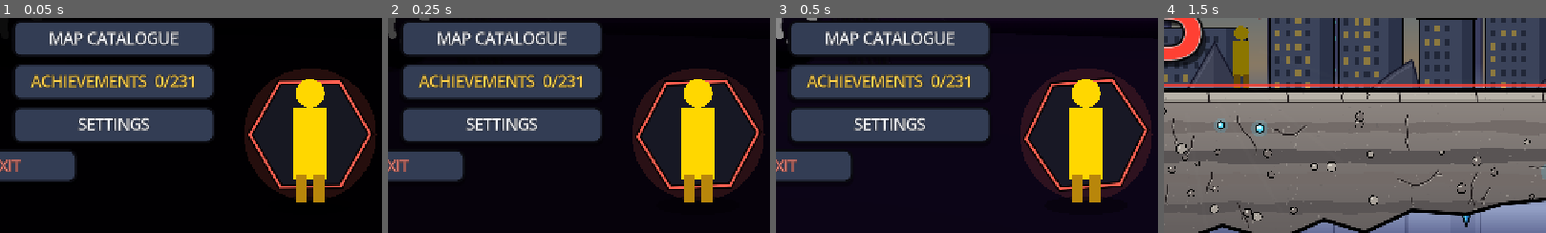
Above: before the commit, frames 1-4 (left to right).
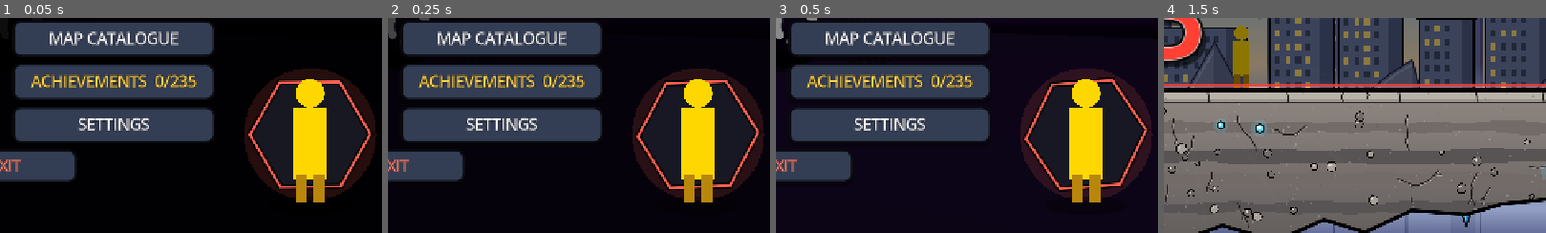
Above: after the commit, the same moments.

Repository: mahitoitadori2-dotcom/fighting-game
Game: Godot game, scene res://scenes/MainMenu.tscn
Two runs of this game, one before a commit and one after it. Both use one fixed random seed, a clock stepped at 60 frames per second and the inputs below.
Inputs:
- Up to frame 1 (0.05 s): no input
- Up to frame 2 (0.25 s): no input
- Up to frame 3 (0.5 s): no input
- Up to frame 4 (1.5 s): click "PLAY" at 0.5 s; click "START" at 1.25 s
The pictures show only the part of the screen within x 49-99%, y 50-100%; the shares and areas given below are measured in that part.

The runs differ from the first frame. In frame 1, 0.1% of the frame differs, in the area x 49-52%, y 26-33%; in frame 2, 0.1%; in frame 3, 0.1%; in frame 4, nothing differs.

Commit message:
Pause menu (resume / restart / volume / quit, works in dialogue + The Caves), Story difficulty EASY/NORMAL/HARD + 4 achievements, 12 designed sound effects (tools/make_sfx.js)

Diff:
--- a/scripts/CombatManager.gd
+++ b/scripts/CombatManager.gd
@@ -58,11 +58,11 @@
 		if n is Fighter:
 			register(n)
 
-## Esc / controller Start returns to the Main Menu.
+## Esc / controller Start: in a fight the PAUSE MENU (PauseMenu.gd), elsewhere back to the Main Menu.
 ## (Not ui_cancel: that includes the controller B button, which is Move 2 in a fight.)
 func _unhandled_input(event: InputEvent) -> void:
-	if event.is_action_pressed("pause_menu"):
-		quit_to_menu(get_tree())
+	if event.is_action_pressed("pause_menu") and not PauseMenu.in_fight(get_tree()):
+		quit_to_menu(get_tree())                         # (Fights: the Graphics autoload opens the PAUSE MENU)
 
 
 static func quit_to_menu(tree: SceneTree) -> void:
--- a/scripts/GraphicsSettings.gd
+++ b/scripts/GraphicsSettings.gd
@@ -46,6 +46,14 @@
 	load_settings()
 	apply(get_tree())
 	CombatManager.register_inputs()                 # All controls (+ the player's saved keys) from the very start
+
+
+## Esc / controller Start in ANY fight scene opens the PAUSE MENU. Lives here (an autoload that runs
+## even while the game is paused), so it also works in The Caves and during a dialogue box.
+func _unhandled_input(event: InputEvent) -> void:
+	if event.is_action_pressed("pause_menu") and not PauseMenu.is_open and PauseMenu.in_fight(get_tree()):
+		get_viewport().set_input_as_handled()
+		PauseMenu.toggle(get_tree())
 
 
 static func load_settings() -> void:
--- a/scripts/achievements/Achievements.gd
+++ b/scripts/achievements/Achievements.gd
@@ -212,6 +212,15 @@
 		{"big": "crown", "frame": "gold", "bg": _col_bg(StoryLevels.CAVES_PART)})
 	_add("cave_crash", "Face, Meet Rock", "Crash 15 times in one cave... and still make it out.", "secret",
 		{"big": "skull", "frame": "bronze", "bg": Color(0.20, 0.14, 0.10)})
+	# ---------------- STORY DIFFICULTY ----------------
+	_add("hard_first", "No Mercy Asked", "Beat any Story boss on HARD.", "challenge",
+		{"big": "skull", "frame": "silver", "bg": Color(0.36, 0.08, 0.06)})
+	_add("hard_sun", "Burn Brighter", "Beat The Sun on HARD.", "challenge",
+		{"enemy": "the_sun", "frame": "gold", "emblem": "skull", "bg": Color(0.42, 0.30, 0.08)})
+	_add("hard_enlightened", "No More Running, No More Mercy", "Beat The Enlightened One on HARD.", "challenge",
+		{"enemy": "enlightened_one", "frame": "gold", "emblem": "skull", "bg": Color(0.45, 0.32, 0.12)})
+	_add("hard_caves", "Fast and Flawless", "Slide through a cave on HARD without crashing once.", "challenge",
+		{"big": "star", "frame": "purple", "bg": Color(0.20, 0.06, 0.14)})
 	_add("ext_all", "Deep Explorer", "Beat the final boss of all 5 Boss Extensions.", "story",
 		{"big": "crown", "frame": "silver", "bg": Color(0.10, 0.22, 0.30)})
 
@@ -372,6 +381,12 @@
 	if solo:
 		earned.append("solo")
 	StoryProgress.add_badges(n, earned, solo)
+	if StoryDifficulty.is_hard() and String(StoryLevels.get_level(n).get("boss", "")) != "":
+		unlock("hard_first")
+		if n == 50:
+			unlock("hard_sun")
+		elif n == StoryLevels.last_of(StoryLevels.CHASE_PART):
+			unlock("hard_enlightened")
 	for b in BOSSES:
 		if int(b[0]) != n:
 			continue
--- a/scripts/enemies/BaseEnemy.gd
+++ b/scripts/enemies/BaseEnemy.gd
@@ -70,6 +70,8 @@
 	hud = EnemyHUD.new()
 	hud.enemy = self
 	add_child(hud)
+	if StoryManager.active:
+		StoryDifficulty.apply_enemy(self)                # Story EASY / NORMAL / HARD (HP + damage)
 
 
 # ----- Override in each enemy -----
--- a/scripts/story/StoryBoard.gd
+++ b/scripts/story/StoryBoard.gd
@@ -110,6 +110,7 @@
 var _switch: Button
 var _ext_btn: Button
 var _solo_btn: Button
+var _diff_btn: Button
 ## Badge colours on the tiles (AchievementArt.draw_icon draws the icon).
 const BADGE_COLORS := {"no_powers": Color(0.95, 0.75, 0.15), "no_blocks": Color(0.30, 0.55, 1.0),
 	"no_healing": Color(0.25, 0.80, 0.35), "no_gauge": Color(0.10, 0.75, 0.90), "solo": Color(0.70, 0.35, 1.0)}
@@ -192,15 +193,15 @@
 	row.set_anchors_and_offsets_preset(Control.PRESET_CENTER_BOTTOM)
 	row.offset_top = -74
 	row.offset_bottom = -14
-	row.offset_left = -500
-	row.offset_right = 500
+	row.offset_left = -620
+	row.offset_right = 620
 	row.alignment = BoxContainer.ALIGNMENT_CENTER
 	row.add_theme_constant_override("separation", 14)
 	add_child(row)
 	var back := UiStyle.make_button("< BACK", Vector2(150, 56), 20)
 	back.pressed.connect(_go_back)
 	row.add_child(back)
-	_play = UiStyle.make_button("PLAY", Vector2(280, 56), 22)
+	_play = UiStyle.make_button("PLAY", Vector2(240, 56), 22)
 	_play.pressed.connect(_on_play)
 	row.add_child(_play)
 	# Colosseum 5 only: swap which hero you play (the other one is your CPU partner)
@@ -218,6 +219,14 @@
 	_ext_btn.pressed.connect(func() -> void: _open_extensions(""))
 	_ext_btn.visible = false
 	row.add_child(_ext_btn)
+	# Story DIFFICULTY (EASY / NORMAL / HARD): enemy HP + damage, cave speed. Saved.
+	_diff_btn = UiStyle.make_button("DIFFICULTY: NORMAL", Vector2(230, 56), 15)
+	_diff_btn.tooltip_text = "Difficulty: EASY = enemies 70% HP / 65% damage, HARD = 130% HP / 125% damage"
+	_diff_btn.pressed.connect(func() -> void:
+		StoryProgress.set_difficulty((StoryDifficulty.level() + 1) % 3)
+		SoundManager.play_sfx("count_tick")
+		_refresh_ui())
+	row.add_child(_diff_btn)
 	var reset := UiStyle.make_button("RESET", Vector2(150, 56), 16)
 	reset.pressed.connect(_reset.bind(reset))
 	row.add_child(reset)
@@ -232,6 +241,8 @@
 	_solo_btn.text = "SOLO: %s" % ("ON" if StoryProgress.c5_solo else "OFF")
 	_solo_btn.modulate = Color(0.85, 0.6, 1.0) if StoryProgress.c5_solo else Color(1, 1, 1)
 	_ext_btn.visible = not StoryLevels.exts_on_page(_page).is_empty()
+	_diff_btn.text = "DIFFICULTY: " + StoryDifficulty.name_of()
+	_diff_btn.modulate = StoryDifficulty.COLORS[StoryDifficulty.level()]
 	if choice:
 		_switch.text = "PLAY AS %s" % ("WARRIOR" if StoryLevels.hero_of(_pawn_space) == "architect" else "ARCHITECT")
 	_title.text = String(_page_data().get("title", "STORY MODE"))
--- /dev/null
+++ b/scripts/story/StoryDifficulty.gd
@@ -0,0 +1,49 @@
+class_name StoryDifficulty
+extends RefCounted
+## STORY MODE DIFFICULTY (EASY / NORMAL / HARD), picked on the Story board, saved in story.cfg.
+## It changes the ENEMIES only (every Story enemy and boss, every boss form, DemiLand too):
+##   EASY    70% HP, 65% damage      NORMAL  as designed      HARD  130% HP, 125% damage
+## The Caves: EASY slides 12% slower, HARD 10% faster.
+## Applied in BaseEnemy._ready (StoryManager.active) and StoryManager.buff_boss (later forms).
+
+const NAMES := ["EASY", "NORMAL", "HARD"]
+const HP := [0.70, 1.0, 1.30]
+const DMG := [0.65, 1.0, 1.25]
+const CAVE_SPEED := [0.88, 1.0, 1.10]
+const COLORS := [Color(0.55, 1.0, 0.55), Color(1, 1, 1), Color(1.0, 0.45, 0.35)]
+
+
+static func level() -> int:
+	StoryProgress.load_progress()
+	return clampi(StoryProgress.difficulty, 0, 2)
+
+
+static func name_of() -> String:
+	return NAMES[level()]
+
+
+static func hp() -> float:
+	return HP[level()]
+
+
+static func dmg() -> float:
+	return DMG[level()]
+
+
+static func cave_speed() -> float:
+	return CAVE_SPEED[level()]
+
+
+static func is_hard() -> bool:
+	return level() == 2
+
+
+## A Story enemy just spawned: scale its HP (and every later form) and its damage.
+static func apply_enemy(e: BaseEnemy) -> void:
+	if level() == 1 or e.data == null:
+		return
+	e.boss_hp_mult *= hp()
+	e.data.max_hp = maxi(roundi(float(e.data.max_hp) * hp()), 1)
+	e.hp = e.data.max_hp
+	e.story_power *= dmg()
+	e.health_changed.emit(e.hp, e.data.max_hp)
--- a/scripts/story/StoryManager.gd
+++ b/scripts/story/StoryManager.gd
@@ -570,7 +570,7 @@
 func buff_boss(e: BaseEnemy) -> void:
 	if e == null or e.data == null:
 		return
-	e.boss_hp_mult = BOSS_HP_MULT
+	e.boss_hp_mult = BOSS_HP_MULT * StoryDifficulty.hp()   # (Max HP was already scaled by the difficulty on spawn)
 	e.boss_cd_mult = BOSS_CD_MULT
 	e.boss_speed_mult = BOSS_SPEED_MULT
 	e.data.max_hp = roundi(float(e.data.max_hp) * BOSS_HP_MULT)
--- a/scripts/story/StoryProgress.gd
+++ b/scripts/story/StoryProgress.gd
@@ -38,7 +38,15 @@
 static var seen := {}
 ## DEMILAND run in progress (DemiLand._save_run): CamTons, bosses, artifacts... {} = none.
 static var demi := {}
+## STORY DIFFICULTY: 0 = EASY, 1 = NORMAL, 2 = HARD (StoryDifficulty.gd). Picked on the board.
+static var difficulty := 1
 static var _loaded := false
+
+
+static func set_difficulty(d: int) -> void:
+	load_progress()
+	difficulty = clampi(d, 0, 2)
+	save_progress()
 
 
 static func save_demi(state: Dictionary) -> void:
@@ -120,6 +128,7 @@
 	badges = cfg.get_value("story", "badges", {})
 	seen = cfg.get_value("story", "seen", {})
 	demi = cfg.get_value("story", "demi", {})
+	difficulty = clampi(int(cfg.get_value("story", "difficulty", 1)), 0, 2)
 	if int(cfg.get_value("story", "layout", 1)) < LAYOUT:
 		# Old save: the next level after the last one beaten, in the new numbering
 		var last_beaten: int = OLD_TO_NEW[clampi(unlocked_level - 1, 0, OLD_TO_NEW.size() - 1)]
@@ -145,6 +154,7 @@
 	cfg.set_value("story", "badges", badges)
 	cfg.set_value("story", "seen", seen)
 	cfg.set_value("story", "demi", demi)
+	cfg.set_value("story", "difficulty", difficulty)
 	cfg.save(SAVE_PATH)
 
 
--- a/scripts/story/dialogue/DialogueBox.gd
+++ b/scripts/story/dialogue/DialogueBox.gd
@@ -83,6 +83,8 @@
 
 
 func _process(delta: float) -> void:
+	if PauseMenu.is_open:
+		return                                      # Typing waits while the game is paused
 	_t += delta
 	_fade = minf(_fade + delta * 4.0, 1.0)
 	var r := _box_rect()
@@ -99,7 +101,7 @@
 				for c in range(before, int(_shown)):
 					_on_letter(full, c)
 			_text.visible_characters = int(_shown)
-		if StoryManager.autoplay and _shown >= float(full.length()):
+		if StoryManager.autoplay and _shown >= float(full.length()) and not PauseMenu.is_open:
 			_advance()                                  # Tests: never stop for dialogue
 	_paint.queue_redraw()
 	_shade.queue_redraw()
@@ -153,6 +155,8 @@
 
 
 func _input(event: InputEvent) -> void:
+	if PauseMenu.is_open:
+		return                                      # The pause menu's buttons get the clicks
 	var go := event.is_action_pressed("punch") or event.is_action_pressed("jump") or event.is_action_pressed("ui_accept")
 	var mb := event as InputEventMouseButton
 	if mb != null and mb.pressed and mb.button_index == MOUSE_BUTTON_LEFT:
--- a/scripts/story/slide/CaveSlide.gd
+++ b/scripts/story/slide/CaveSlide.gd
@@ -174,6 +174,8 @@
 	Achievements.unlock("cave_%d" % tier)
 	if flawless:
 		Achievements.unlock("cave_flawless_%d" % tier)
+		if StoryDifficulty.is_hard():
+			Achievements.unlock("hard_caves")
 	if hits >= 15:
 		Achievements.unlock("cave_crash")
 	if level_n == StoryLevels.last_of(StoryLevels.CAVES_PART):
@@ -216,9 +218,6 @@
 # INPUT
 # ============================================================
 func _unhandled_input(event: InputEvent) -> void:
-	if event.is_action_pressed("ui_cancel"):
-		get_tree().change_scene_to_file(StoryManager.STORY_MENU)
-		return
 	if event.is_action_pressed("jump"):
 		_jump_buf = BUFFER
 	if event.is_action_pressed("crouch"):
@@ -311,7 +310,7 @@
 func _run(delta: float) -> void:
 	if StoryManager.autoplay:
 		_bot()
-	var top_speed := float(_cfg["speed"]) * (1.0 + 0.10 * px / _len)
+	var top_speed := float(_cfg["speed"]) * StoryDifficulty.cave_speed() * (1.0 + 0.10 * px / _len)
 	speed = move_toward(speed, top_speed, 500.0 * delta)
 	px += speed * delta
 	var grounded := h <= 0.0 and not _in_gap(px)
@@ -556,6 +555,16 @@
 	box.add_child(_banner)
 	_sub = UiStyle.label("", 22, Color(0.95, 0.92, 0.85), 4)
 	box.add_child(_sub)
+	# Pause button (top right) for phones; Esc does the same on a keyboard
+	var pause := UiStyle.make_button("II", Vector2(64, 56), 22)
+	pause.set_anchors_and_offsets_preset(Control.PRESET_TOP_RIGHT)
+	pause.offset_left = -80
+	pause.offset_right = -16
+	pause.offset_top = 12
+	pause.offset_bottom = 68
+	pause.focus_mode = Control.FOCUS_NONE
+	pause.pressed.connect(func() -> void: PauseMenu.toggle(get_tree()))
+	_ui.add_child(pause)
 
 
 func _show(a: String, b: String) -> void:
--- /dev/null
+++ b/scripts/ui/PauseMenu.gd
@@ -0,0 +1,190 @@
+class_name PauseMenu
+extends CanvasLayer
+## PAUSE MENU (Esc / controller Start / the touch MENU button) in every fight scene: Versus, Story,
+## DemiLand, The Caves, the Map Catalogue fights. The game is FROZEN while it is open (the music
+## keeps playing, quieter).
+##   RESUME            back to the fight (Esc again does the same)
+##   RESTART           the same level / match from the start (asks first)
+##   MUSIC / SOUNDS    volume sliders (saved, same as Settings)
+##   QUIT              Story: back to the board / Versus: main menu (asks first)
+
+const FIGHT_SCENES := ["res://scenes/VoidArena.tscn", "res://scenes/StoryArena.tscn", "res://scenes/StoryMapArena.tscn",
+	"res://scenes/DemiLand.tscn", "res://scenes/CaveSlide.tscn"]
+const STORY_SCENES := ["res://scenes/StoryArena.tscn", "res://scenes/DemiLand.tscn", "res://scenes/CaveSlide.tscn"]
+
+static var is_open := false
+
+var _was_paused := false
+var _confirm := ""                          # "" / "restart" / "quit": waiting for the second press
+var _restart_btn: Button
+var _quit_btn: Button
+var _resume_btn: Button
+var _music_db := 0.0
+
+
+## Is the current scene a fight that can be paused?
+static func in_fight(tree: SceneTree) -> bool:
+	return tree.current_scene != null and FIGHT_SCENES.has(tree.current_scene.scene_file_path)
+
+
+static func toggle(tree: SceneTree) -> void:
+	var open := tree.root.get_node_or_null("PauseMenu") as PauseMenu
+	if open != null:
+		open.close()
+		return
+	var m := PauseMenu.new()
+	m.name = "PauseMenu"
+	tree.root.add_child(m)
+
+
+func _ready() -> void:
+	layer = 120                                 # Above the HUD, the dialogue box and the touch controls
+	process_mode = Node.PROCESS_MODE_ALWAYS
+	is_open = true
+	_was_paused = get_tree().paused
+	get_tree().paused = true
+	get_tree().node_removed.connect(_on_node_removed)
+	_music_db = SoundManager.get_volume("music")
+	SoundManager.set_volume("music", _music_db * 0.45)          # Quieter while paused (restored on close)
+	_build()
+	_resume_btn.grab_focus.call_deferred()
+
+
+func _exit_tree() -> void:
+	is_open = false
+
+
+## The scene changed under the menu (e.g. a level ended): close without touching the pause state.
+func _on_node_removed(n: Node) -> void:
+	if n == get_tree().current_scene and is_inside_tree():
+		SoundManager.set_volume("music", _music_db)
+		queue_free()
+
+
+func close() -> void:
+	SoundManager.set_volume("music", _music_db)
+	get_tree().paused = _was_paused             # (Still frozen if a dialogue box was open under it)
+	queue_free()
+
+
+func _unhandled_input(event: InputEvent) -> void:
+	if event.is_action_pressed("pause_menu") or event.is_action_pressed("ui_cancel"):
+		get_viewport().set_input_as_handled()
+		close()
+
+
+func _build() -> void:
+	var shade := ColorRect.new()
+	shade.color = Color(0, 0, 0, 0.62)
+	shade.set_anchors_and_offsets_preset(Control.PRESET_FULL_RECT)
+	add_child(shade)
+	var panel := PanelContainer.new()
+	panel.set_anchors_and_offsets_preset(Control.PRESET_CENTER)
+	panel.custom_minimum_size = Vector2(440, 0)
+	panel.offset_left = -220
+	panel.offset_right = 220
+	panel.offset_top = -250
+	panel.offset_bottom = 250
+	var sb := StyleBoxFlat.new()
+	sb.bg_color = Color(0.03, 0.03, 0.04, 0.96)
+	sb.border_color = Color(0.78, 0.60, 0.28)
+	sb.set_border_width_all(4)
+	sb.set_corner_radius_all(6)
+	sb.content_margin_left = 28
+	sb.content_margin_right = 28
+	sb.content_margin_top = 22
+	sb.content_margin_bottom = 26
+	panel.add_theme_stylebox_override("panel", sb)
+	add_child(panel)
+	var box := VBoxContainer.new()
+	box.add_theme_constant_override("separation", 12)
+	panel.add_child(box)
+	box.add_child(UiStyle.label("PAUSED", 40, Color(1.0, 0.86, 0.5), 10))
+	var where := _where_text()
+	if where != "":
+		box.add_child(UiStyle.label(where, 16, Color(0.85, 0.82, 0.76), 4))
+	_resume_btn = UiStyle.make_button("RESUME", Vector2(380, 58), 24)
+	_resume_btn.pressed.connect(close)
+	box.add_child(_resume_btn)
+	_restart_btn = UiStyle.make_button("RESTART", Vector2(380, 54), 22)
+	_restart_btn.pressed.connect(_on_restart)
+	box.add_child(_restart_btn)
+	box.add_child(_slider("MUSIC", "music"))
+	box.add_child(_slider("SOUNDS", "sfx"))
+	_quit_btn = UiStyle.make_button(_quit_text(), Vector2(380, 54), 20)
+	_quit_btn.pressed.connect(_on_quit)
+	box.add_child(_quit_btn)
+
+
+func _where_text() -> String:
+	var path := get_tree().current_scene.scene_file_path
+	if STORY_SCENES.has(path):
+		var n := StoryProgress.current_level
+		var t := "%s  -  %s" % [StoryLevels.level_label(n), String(StoryLevels.get_level(n).get("title", ""))]
+		return t + "\nDifficulty: " + StoryDifficulty.name_of()
+	return ""
+
+
+func _quit_text() -> String:
+	return "QUIT TO STORY BOARD" if STORY_SCENES.has(get_tree().current_scene.scene_file_path) else "QUIT TO MAIN MENU"
+
+
+func _slider(title: String, which: String) -> HBoxContainer:
+	var row := HBoxContainer.new()
+	row.add_theme_constant_override("separation", 12)
+	var l := UiStyle.label(title, 18, Color(0.9, 0.88, 0.82), 4)
+	l.custom_minimum_size = Vector2(100, 0)
+	row.add_child(l)
+	var s := HSlider.new()
+	s.min_value = 0.0
+	s.max_value = 1.0
+	s.step = 0.05
+	s.custom_minimum_size = Vector2(260, 30)
+	s.size_flags_vertical = Control.SIZE_SHRINK_CENTER
+	s.value = _music_db if which == "music" else SoundManager.get_volume(which)
+	s.value_changed.connect(func(v: float) -> void:
+		if which == "music":
+			_music_db = v
+			SoundManager.set_volume("music", v * 0.45)
+		else:
+			SoundManager.set_volume(which, v)
+			SoundManager.play_sfx("hit", -6.0))
+	row.add_child(s)
+	return row
+
+
+## RESTART / QUIT ask once more ("SURE? PRESS AGAIN") so one wrong tap loses nothing.
+func _on_restart() -> void:
+	if _confirm != "restart":
+		_ask("restart")
+		return
+	_leave("")
+
+
+func _on_quit() -> void:
+	if _confirm != "quit":
+		_ask("quit")
+		return
+	var story := STORY_SCENES.has(get_tree().current_scene.scene_file_path)
+	_leave(StoryManager.STORY_MENU if story else CharacterRoster.MAIN_MENU)
+
+
+func _ask(what: String) -> void:
+	_confirm = what
+	_restart_btn.text = "SURE? PRESS AGAIN TO RESTART" if what == "restart" else "RESTART"
+	_quit_btn.text = "SURE? PRESS AGAIN TO QUIT" if what == "quit" else _quit_text()
+
+
+## Leave the fight: scene = "" restarts it, otherwise that scene opens. The calls go to the
+## SceneTree itself (this menu is freed right after).
+func _leave(scene: String) -> void:
+	var tree := get_tree()
+	SoundManager.set_volume("music", _music_db)
+	CombatManager.end_time_stop()
+	Effects.clear_hitstop()
+	tree.paused = false
+	if scene == "":
+		tree.reload_current_scene.call_deferred()
+	else:
+		tree.change_scene_to_file.call_deferred(scene)
+	queue_free()
--- a/scripts/ui/TouchControls.gd
+++ b/scripts/ui/TouchControls.gd
@@ -165,6 +165,10 @@
 func _press(b: Dictionary) -> void:
 	b["pressed"] = true
 	if b["id"] == "menu":
+		if PauseMenu.in_fight(get_tree()):
+			_release_all()
+			PauseMenu.toggle(get_tree())                  # One tap: the pause menu
+			return
 		var now := Time.get_ticks_msec() / 1000.0
 		if now - _menu_tap_time < 0.6:
 			_release_all()
Not shown, added: scripts/story/StoryDifficulty.gd.uid
Not shown, added: scripts/ui/PauseMenu.gd.uid
Not shown, changed: audio/sfx/bark.wav
Not shown, changed: audio/sfx/bite.wav
Not shown, changed: audio/sfx/croak.wav
Not shown, changed: audio/sfx/dragon_roar.wav
Not shown, changed: audio/sfx/flame.wav
Not shown, changed: audio/sfx/flask_drink.wav
Not shown, changed: audio/sfx/geyser.wav
Not shown, changed: audio/sfx/holy.wav
Not shown, changed: audio/sfx/roar.wav
Not shown, changed: audio/sfx/rumble.wav
(and 5 more such lines)
